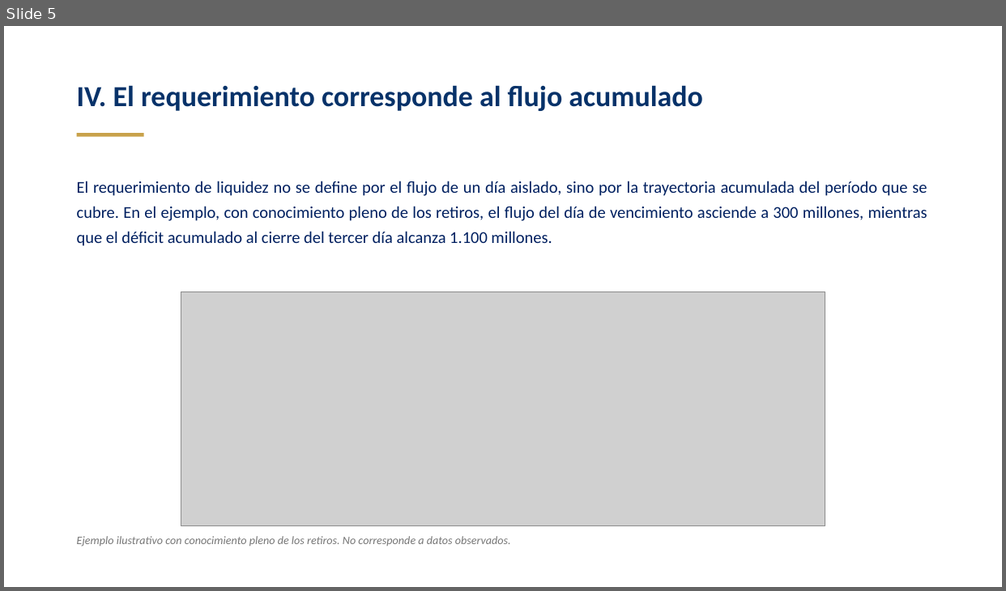
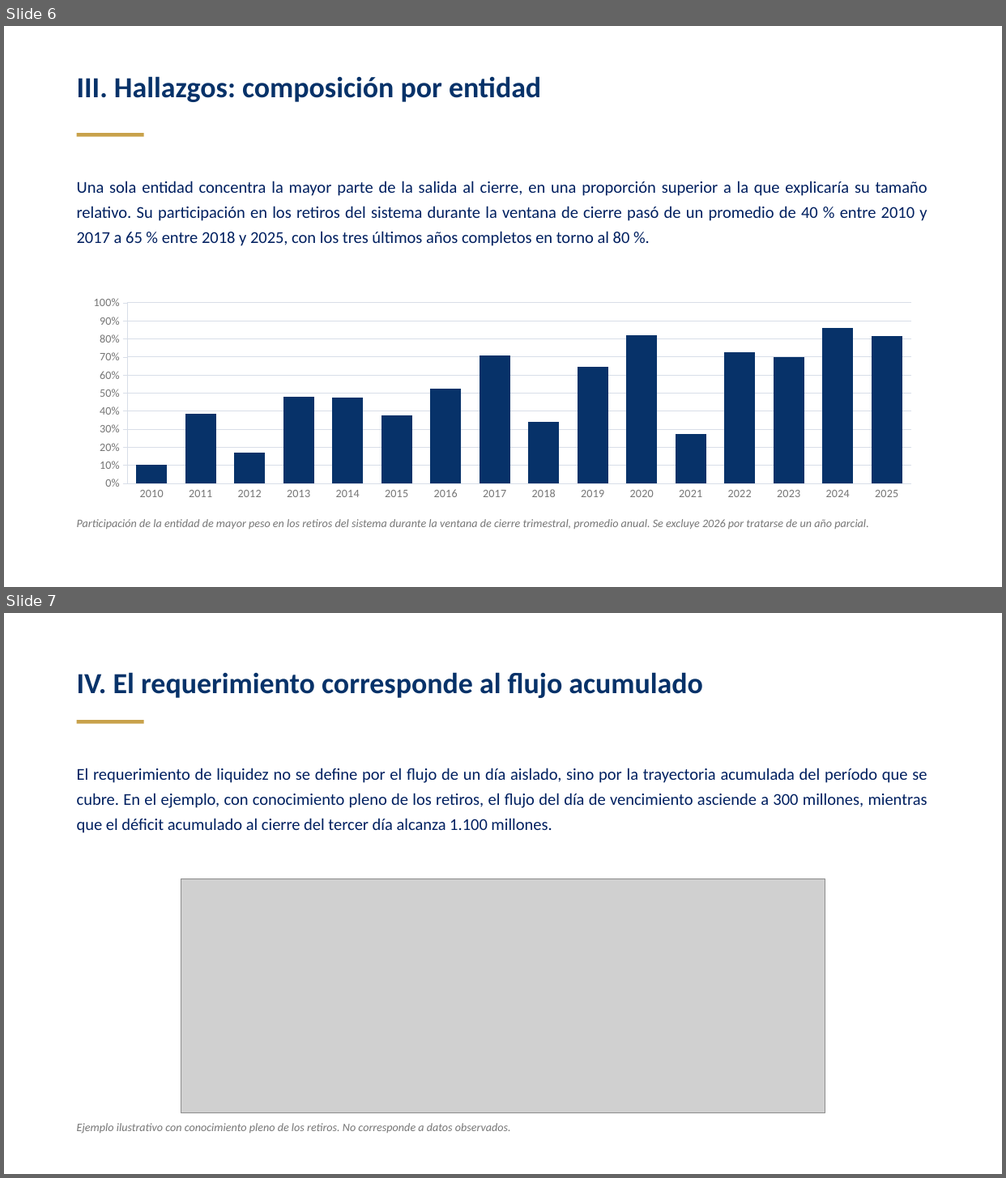
Before and after one commit to Diego2141/Sistema-Inteligente, a slide deck: Requerimientos_de_Liquidez.pptx. Shown one above the other, each under a label of ours: slide 5 before the commit, slides 6 and 7 after it. The pictures are 1006x591 and 1006x1178 pixels, drawn with LibreOffice and Linux fonts; fonts in the diff are those of the drawing; grey boxes stand for pictures. Boxes give left, top, right and bottom in pixels: in the first picture for what was removed or moved away, otherwise in the second. Text is boxed around its words. In the diff, an @@ line names an element or a change of style, - is before the commit and + after.

```diff
--- a/Requerimientos_de_Liquidez.pptx
+++ b/Requerimientos_de_Liquidez.pptx
@@ slide 6 added at [4,26,1002,587], background #FFFFFF @@
@@ text added at [77,76,541,102], 28 pt, text #073269, bold @@
+III. Hallazgos: composición por entidad
@@ rectangle added at [77,133,144,137], fill #C8A24B @@
@@ text added at [77,181,927,246], 16 pt, text #002060 @@
+Una sola entidad concentra la mayor parte de la salida al cierre, en una proporción superior a la que explicaría su tamaño relativo. Su participación en los retiros del sistema durante la ventana de cierre pasó de un promedio de 40 % entre 2010 y 2017 a 65 % entre 2018 y 2025, con los tres últimos años completos en torno al 80 %.
@@ column chart added at [77,292,928,506] @@
+categories: 2010, 2011, 2012, 2013, 2014, 2015, 2016, 2017, 2018, 2019, 2020, 2021, 2022, 2023, 2024, 2025
+Series 1: 10, 39, 17, 48, 48, 38, 52, 71, 34, 65, 82, 27, 73, 70, 86, 82
@@ text added at [77,519,869,529], 11 pt, text #767676, italic @@
+Participación de la entidad de mayor peso en los retiros del sistema durante la ventana de cierre trimestral, promedio anual. Se excluye 2026 por tratarse de un año parcial.
@@ what was slide 5 is now slide 7 @@
```
Also in this commit, not shown: 7 slides changed, 2 other slides added.
